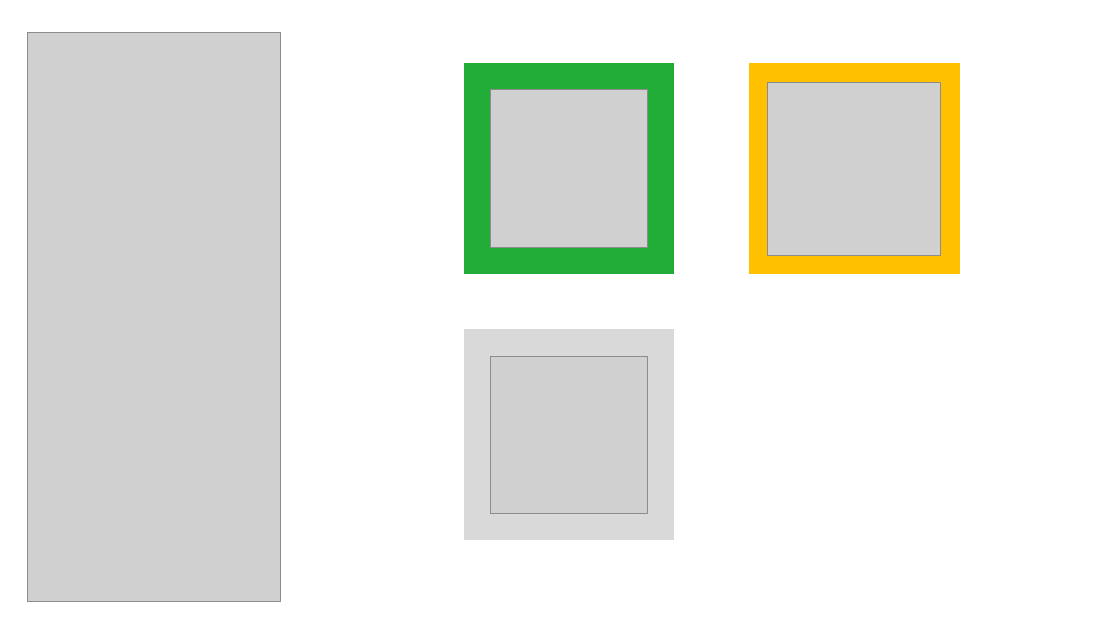
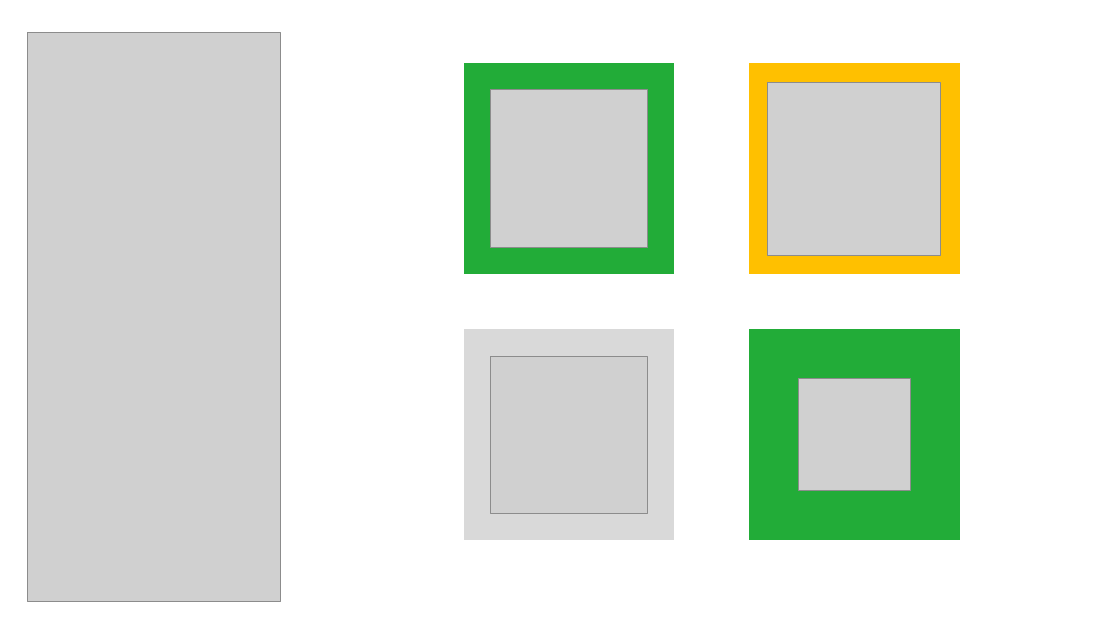
Before and after one commit to zhujiajia1984/tanzhen_react, a slide deck: slide 1 of assets/images/icon.pptx. Drawn at 1120x630 pixels with LibreOffice and Linux fonts; fonts in the diff are those of the drawing; grey boxes stand for pictures. Boxes give left, top, right and bottom in pixels: in the first picture for what was removed or moved away, otherwise in the second. Text is boxed around its words. In the diff, an @@ line names an element or a change of style, - is before the commit and + after.

```diff
--- a/assets/images/icon.pptx
+++ b/assets/images/icon.pptx
@@ rectangle added at <box>749,330,960,540</box>, fill #22AC38, outline #22AC38 1 pt @@
@@ picture added at <box>799,379,911,491</box> @@
```
Also in this commit, not shown: 9 other files.
